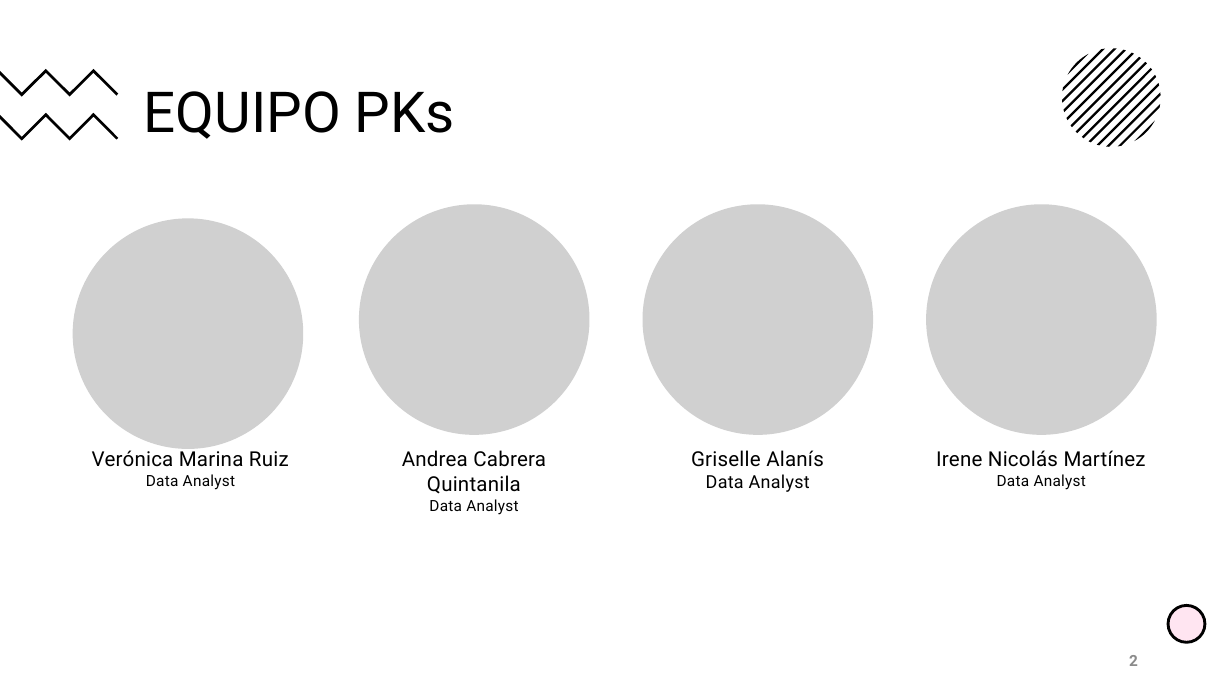
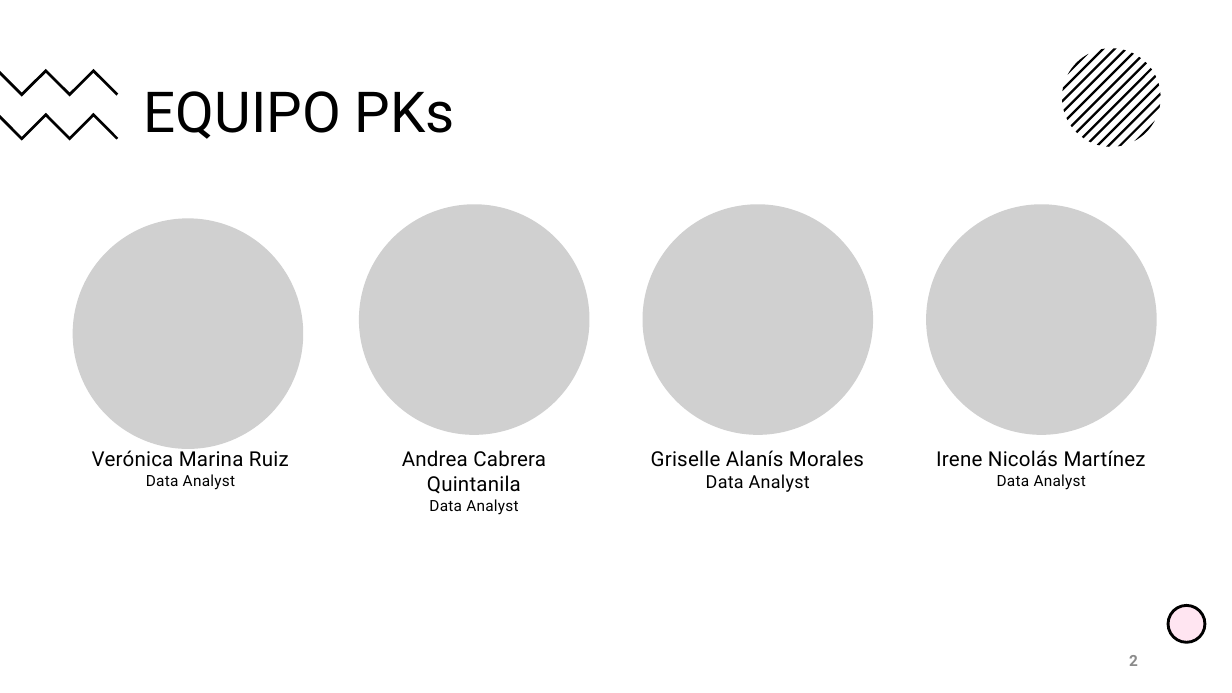
Before and after one commit to GriselleAlanis/promoE_modulo1_proyecto_equipo2_GriselleAndreaIreneVeronica, a slide deck: slide 2 of presentacion_demo/Proyecto_modulo_1.pptx. Drawn at 1232x693 pixels with LibreOffice and Linux fonts; fonts in the diff are those of the drawing; grey boxes stand for pictures. Boxes give left, top, right and bottom in pixels: in the first picture for what was removed or moved away, otherwise in the second. Text is boxed around its words. In the diff, an @@ line names an element or a change of style, - is before the commit and + after.

```diff
--- a/presentacion_demo/Proyecto_modulo_1.pptx
+++ b/presentacion_demo/Proyecto_modulo_1.pptx
@@ text at bbox=[651, 450, 864, 492]: text changed @@
-Griselle Alanís
-Data Analyst
+Griselle Alanís Morales
+Data Analyst
```
Also in this commit, not shown: 1 other file.
